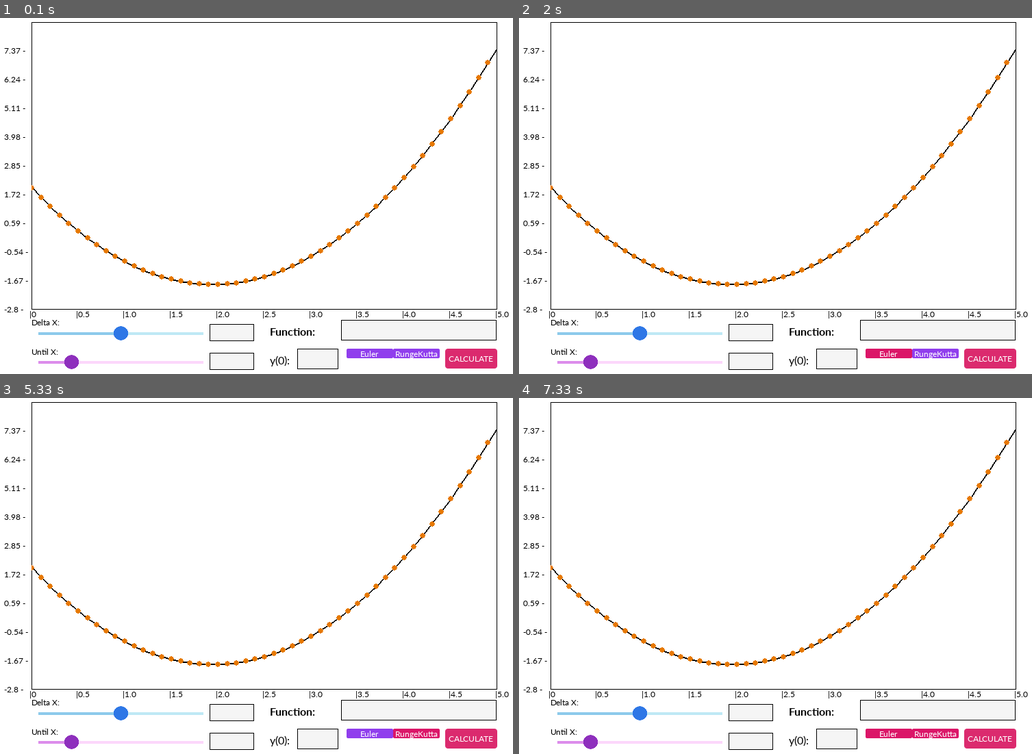
Above: before the commit, frames 1-4 (two rows, left to right).
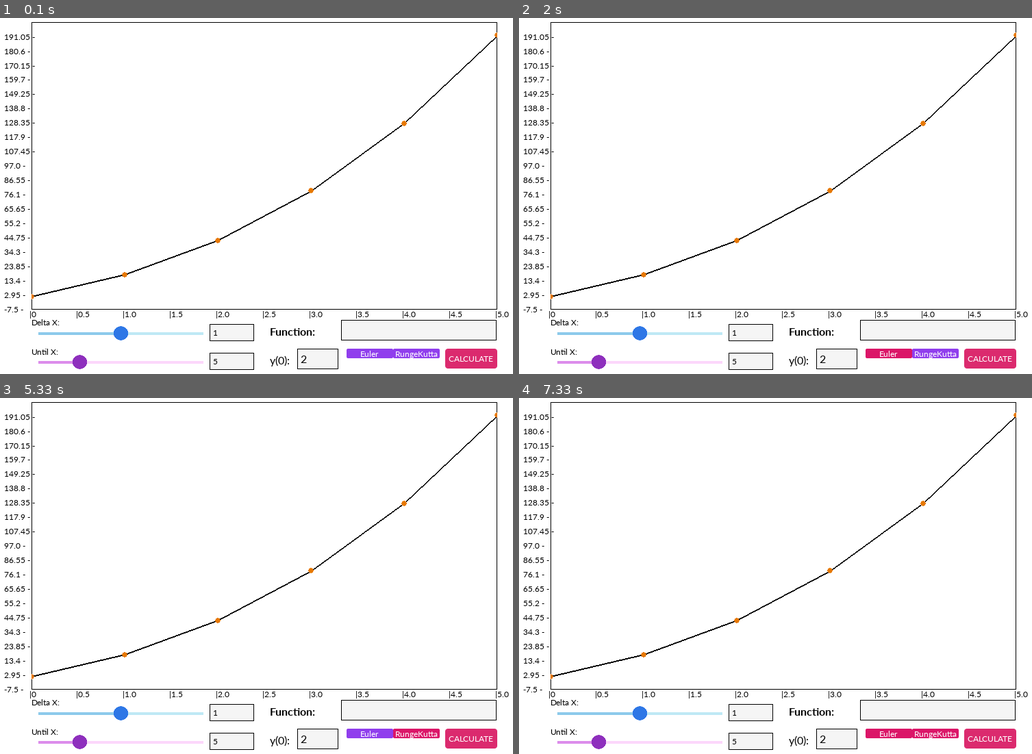
Above: after the commit, the same moments.

Repository: nakamarusun/CompMathIVPSem2
Game: pygame game, started from src/Main.py
Same seed, same stepped clock (60 frames per second), same inputs: the game is played once before the commit and once after it.
Inputs (mouse positions are in pixels of both pictures, inside the frame that each line leads up to):
- Up to frame 1 (0.1 s): no input
- Up to frame 2 (2 s): press the mouse at (749, 359) at 0.37 s; move the mouse to (703, 320) at 0.47 s; release the mouse at (652, 281) at 0.6 s; hold Right 0.67-1.13 s; press the mouse at (990, 359) at 1.2 s; move the mouse to (821, 231) at 1.3 s; release the mouse at (652, 107) at 1.43 s; press the mouse at (749, 331) at 1.53 s; move the mouse to (801, 252) at 1.63 s; release the mouse at (852, 171) at 1.77 s; press the mouse at (888, 352) at 1.87 s; move the mouse to (790, 203) at 1.97 s
- Up to frame 3 (5.33 s): release the mouse at (174, 433) at 2.1 s; press the mouse at (230, 711) at 2.2 s; move the mouse to (184, 665) at 2.3 s; release the mouse at (138, 618) at 2.43 s; press the mouse at (369, 732) at 2.53 s; move the mouse to (225, 697) at 2.63 s; release the mouse at (82, 657) at 2.77 s; press the mouse at (230, 711) at 2.87 s; move the mouse to (143, 697) at 2.97 s; release the mouse at (56, 679) at 3.1 s; press the mouse at (230, 739) at 3.2 s; move the mouse to (261, 583) at 3.3 s; release the mouse at (297, 422) at 3.43 s; press the mouse at (471, 739) at 3.53 s; move the mouse to (307, 672) at 3.63 s; release the mouse at (143, 608) at 3.77 s; press the mouse at (369, 732) at 3.87 s; move the mouse to (266, 600) at 3.97 s; release the mouse at (159, 469) at 4.1 s; press the mouse at (369, 732) at 4.7 s; move the mouse to (215, 615) at 4.8 s; release the mouse at (61, 494) at 4.93 s; press the mouse at (415, 732) at 5.03 s; move the mouse to (389, 654) at 5.13 s; release the mouse at (359, 572) at 5.27 s
- Up to frame 4 (7.33 s): press the mouse at (934, 732) at 5.37 s; move the mouse to (785, 583) at 5.47 s; release the mouse at (631, 433) at 5.6 s; press the mouse at (934, 732) at 5.7 s; move the mouse to (770, 643) at 5.8 s; release the mouse at (611, 558) at 5.93 s; press the mouse at (934, 732) at 6.03 s; move the mouse to (949, 679) at 6.13 s; release the mouse at (965, 625) at 6.27 s; press the mouse at (934, 732) at 6.37 s; move the mouse to (955, 590) at 6.47 s; release the mouse at (975, 444) at 6.6 s; press the mouse at (749, 711) at 6.7 s; move the mouse to (713, 661) at 6.8 s; release the mouse at (678, 608) at 6.93 s; press the mouse at (888, 732) at 7.03 s; move the mouse to (760, 625) at 7.13 s; release the mouse at (631, 519) at 7.27 s

The runs differ from the first frame. In frame 1, 2.0% of the frame differs, in the area x 0-97%, y 4-99%; in frame 2, 2.0%; in frame 3, 2.0%; in frame 4, 2.0%.

Commit message:
Graph is now fully interactive with the sliders

Diff:
--- a/src/MathUtil.py
+++ b/src/MathUtil.py
@@ -38,4 +38,8 @@
     return (min + val * (max - min))
 
 def invLerp(val, min, max):
-    return ((val - min) / (max - min))
+    try:
+        return ((val - min) / (max - min))
+    except:
+        GVar.divisionByZero = True
+        return 0
--- a/src/Pygame/GlobalVariables.py
+++ b/src/Pygame/GlobalVariables.py
@@ -10,6 +10,8 @@
 defFont24 = pygame.font.SysFont("Calibri", 24, False, False, None)
 defFont18Bold = pygame.font.SysFont("Calibri", 18, True, False, None)
 
+defFont24Bold = pygame.font.SysFont("Calibri", 24, True, False, None)
+
 mainScreenBuffer = None
 isVideoResized = False
 
@@ -21,14 +23,18 @@
 
 framesSinceStart = 0
 
+divisionByZero = False
+
 def update():
 
     global mousePos
     global mouseState
     global mouseStateSingle
     global isVideoResized
+    global divisionByZero
 
     isVideoResized = False
+    divisionByZero = False
     mousePos = pygame.mouse.get_pos()
 
     tempMouseState = pygame.mouse.get_pressed()
--- a/src/Pygame/MathRoom.py
+++ b/src/Pygame/MathRoom.py
@@ -8,17 +8,17 @@
 from Pygame.TextLabel import TextLabel
 from Pygame.ToggleButton import ToggleButton
 import MathUtil
-
+import math
 
 class CanvasSurface():
 
     ratio = []
     functionCanvasSurface = None
 
-    function = lambda self, x : 2*x - 4
+    function = lambda self, x : x**2 + 6*x + 9
     y0 = 2
     until = 5
-    h = 0.1
+    h = 1
 
     xArr = [] # The x plot in the graph.
     yArr = [] # The y plot in the graph.
@@ -33,12 +33,16 @@
 
     def updateFunction(self):
         self.xArr, self.yArr = MathUtil.IVP.compute(self.function, self.h, self.until, self.y0)
-        self.yMax = max(self.yArr) + 1
-        self.yMin = min(self.yArr) - 1
+        self.yMax = max(self.yArr)
+        self.yMin = min(self.yArr)
+        range = self.yMax - self.yMin
+        self.yMax += range * 0.05
+        self.yMin -= range * 0.05
         # print(self.xArr, "\n", self.yArr)
-        print(self.yMin, "\n", self.yMax)
+        # print(self.yMin, "\n", self.yMax)
 
     def redrawSurface(self):
+        self.updateFunction()
         # Creates a new function canvas surface with 85% width size and 50% height size
         self.functionCanvasSurface = pygame.Surface((GVar.resolution[0] * self.ratio[0], GVar.resolution[1] * self.ratio[1]))
         self.functionCanvasSurface.fill((255, 255, 255)) # Clears the surface with white
@@ -52,14 +56,18 @@
             pygame.draw.circle(self.functionCanvasSurface, (230, 120, 0), (round(pointBefore[0]), round(pointBefore[1])), 4) # Draws the dot in each of the delta x's
             pointBefore = pointAfter # Sets the previous dot to the current dot.
 
+        pygame.draw.circle(self.functionCanvasSurface, (230, 120, 0), (round(pointBefore[0]), round(pointBefore[1])), 4) # Draws the last dot
+
     def drawNumbers(self):
-        yNumbers = (self.yMax - self.yMin) / 10
+        # Draws the number in the y axis, 20 numbers
+        yNumbers = (self.yMax - self.yMin) / 20
         counter = self.yMin
-        for i in range(10):
+        for i in range(20):
             GVar.mainScreenBuffer.blit(GVar.defFont.render(str(round(counter, 3)) + " -", True, (0, 0, 0)),
             [((1 - self.ratio[0])/2 * GVar.resolution[0]) - 40, (((0.1 + self.ratio[1]) * GVar.resolution[1]) - (MathUtil.invLerp(counter, self.yMin, self.yMax) * (GVar.resolution[1] * self.ratio[1])) - 7)])
             counter += yNumbers
 
+        # Draws the number in the x axis, 10 numbers
         xNumbers = (self.xArr[-1] - self.xArr[0]) / 10
         counter = self.xArr[0]
         for i in range(11):
@@ -106,9 +114,9 @@
         self.interactableList = []
 
         # Sliders
-        self.deltaXSlider = Slider(GVar.mainScreenBuffer, [GVar.resolution[0] * 0.075, GVar.resolution[1] * 0.84], GVar.resolution[0] * 0.3, 0.5, (191, 233, 245), (141, 202, 235))
+        self.deltaXSlider = Slider(GVar.mainScreenBuffer, [GVar.resolution[0] * 0.075, GVar.resolution[1] * 0.84], GVar.resolution[0] * 0.3, canvasSurface.h/2, (191, 233, 245), (141, 202, 235))
         self.interactableList.append(self.deltaXSlider) # Delta X Slider
-        self.untilXSlider = Slider(GVar.mainScreenBuffer, [GVar.resolution[0] * 0.075, GVar.resolution[1] * 0.91], GVar.resolution[0] * 0.3, 0.2, (252, 215, 251), (220, 141, 235), (142, 47, 189), (185, 51, 222))
+        self.untilXSlider = Slider(GVar.mainScreenBuffer, [GVar.resolution[0] * 0.075, GVar.resolution[1] * 0.91], GVar.resolution[0] * 0.3, canvasSurface.until/20, (252, 215, 251), (220, 141, 235), (142, 47, 189), (185, 51, 222))
         self.interactableList.append(self.untilXSlider) # Until X Slider
 
         # Slider Text
@@ -117,10 +125,10 @@
 
         # Slider TextField
         self.deltaXTextField = TextField(self.renewXSlider,
-         GVar.mainScreenBuffer, 65, [GVar.resolution[0] * 0.4, GVar.resolution[1] * 0.84 - 3], GVar.defFont)
+         GVar.mainScreenBuffer, 65, [GVar.resolution[0] * 0.4, GVar.resolution[1] * 0.84 - 3], GVar.defFont, initText=str(canvasSurface.h))
         self.interactableList.append(self.deltaXTextField) # Delta X TextField
         self.untilXTextField = TextField(self.renewUntilX,
-         GVar.mainScreenBuffer, 65, [GVar.resolution[0] * 0.4, GVar.resolution[1] * 0.91 - 3], GVar.defFont)
+         GVar.mainScreenBuffer, 65, [GVar.resolution[0] * 0.4, GVar.resolution[1] * 0.91 - 3], GVar.defFont, initText=str(canvasSurface.until))
         self.interactableList.append(self.untilXTextField) # Until X TextField
 
         # Function Text
@@ -135,8 +143,8 @@
         self.interactableList.append(TextLabel(GVar.mainScreenBuffer, "y(0):", [GVar.resolution[0] * 0.51, GVar.resolution[1] * 0.91 - 2], GVar.defFont18))
 
         # Initial y TextField
-        self.initialYTextField = TextField(lambda : print("Pressed"),
-         GVar.mainScreenBuffer, GVar.resolution[0] * 0.075, [GVar.resolution[0] * 0.56, GVar.resolution[1] * 0.91 - 9], GVar.defFont18)
+        self.initialYTextField = TextField(self.renewY0,
+         GVar.mainScreenBuffer, GVar.resolution[0] * 0.075, [GVar.resolution[0] * 0.56, GVar.resolution[1] * 0.91 - 9], GVar.defFont18, initText=str(canvasSurface.y0))
         self.interactableList.append(self.initialYTextField)
 
         # Calculate Button
@@ -155,8 +163,25 @@
     def update(self):
         # Do all checks here
 
+        # If the delta x slider is dragged
         if (self.deltaXSlider.dragged):
-            self.deltaXTextField.text = str(round(self.deltaXSlider.value, 3))
+            self.deltaXTextField.text = str(round(MathUtil.clamp(self.deltaXSlider.value * 2, 0.01, math.inf), 3))
+            canvasSurface.redrawSurface()
+
+        # If the until slider is dragged
+        if (self.untilXSlider.dragged):
+            self.untilXTextField.text = str(round(self.untilXSlider.value * 20, 3))
+            canvasSurface.redrawSurface()
+
+        try:
+            canvasSurface.h = float(self.deltaXTextField.text)
+        except:
+            pass
+        try:
+            canvasSurface.until = float(self.untilXTextField.text)
+        except:
+            pass
+
         # End actions
 
         if (GVar.isVideoResized):
@@ -165,24 +190,42 @@
         for interactable in self.interactableList:
             interactable.update()
 
+        if (GVar.divisionByZero):
+            GVar.mainScreenBuffer.blit(GVar.defFont24Bold.render("ERROR, DIVISION BY ZERO. CHANGE VALUE", True, (255, 0, 0)), [20, 20])
+
     def renewXSlider(self):
         try:
-            self.deltaXSlider.value = MathUtil.clamp(float(self.deltaXTextField.text), 0.0, 1.0)
-        except:
-            self.deltaXSlider.value = 0.5
-            self.deltaXTextField.text = 0.5
+            if (float(self.deltaXTextField.text) < 0.01):
+                self.deltaXTextField.text = "0.01"
+            self.deltaXSlider.value = MathUtil.clamp(float(self.deltaXTextField.text) / 2, 0.0, 1.0)
+        except:
+            self.deltaXSlider.value = 0.1
+            self.deltaXTextField.text = "0.1"
         self.deltaXSlider.updateSliderPos()
         self.deltaXSlider.redrawSurface()
+        canvasSurface.redrawSurface()
 
     def renewUntilX(self):
         try:
-            self.untilXSlider.value = MathUtil.clamp(float(self.untilXTextField.text), 0.0, 1.0)
-        except:
-            self.untilXSlider.value = 0.5
-            self.untilXTextField.text = 0.5
+            self.untilXSlider.value = MathUtil.clamp(float(self.untilXTextField.text) / 20, 0.0, 1.0)
+        except:
+            self.untilXSlider.value = 5
+            self.untilXTextField.text = "5"
         self.untilXSlider.updateSliderPos()
         self.untilXSlider.redrawSurface()
+        canvasSurface.redrawSurface()
+
+    def renewY0(self):
+        try:
+            canvasSurface.y0 = float(self.initialYTextField.text)
+        except:
+            self.initialYTextField.text = "5"
+            canvasSurface.y0 = 5
+        canvasSurface.redrawSurface()
+
+canvasSurface = CanvasSurface()
+mainSurface = MainSurface()
 
 def initRoom():
-    Updater.insertUpdate(CanvasSurface())
-    Updater.insertUpdate(MainSurface())
+    Updater.insertUpdate(canvasSurface)
+    Updater.insertUpdate(mainSurface)
